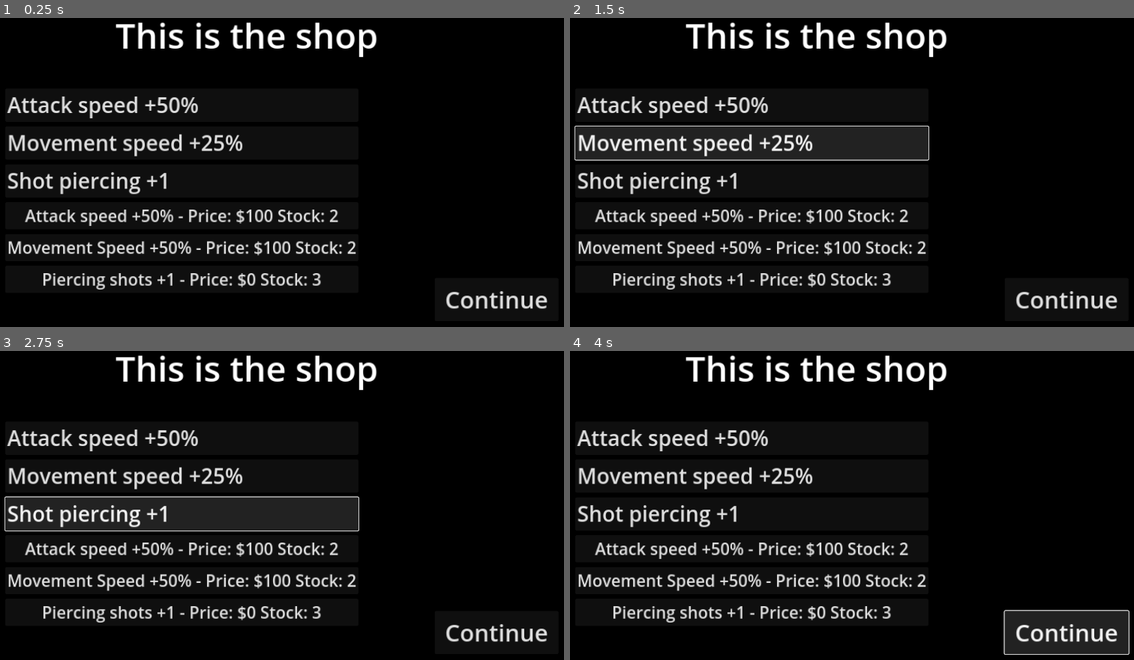
Above: before the commit, frames 1-4 (two rows, left to right).
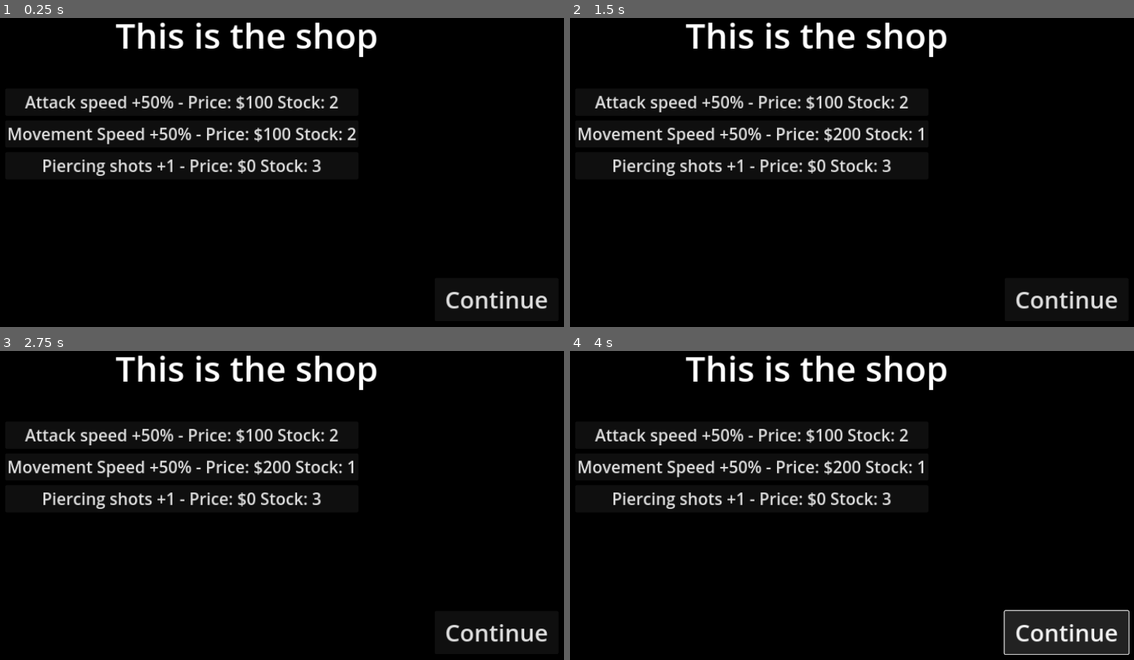
Above: after the commit, the same moments.

Repository: michael-j-coyne/space-defense
Game: Godot game, scene res://screens/shop.tscn
The game is run twice, just before and just after one commit, with the same random seed, the same clock (stepped at 60 frames per second) and the same inputs. This scene is started directly instead of the project's main scene.
Inputs (mouse positions are in pixels of both pictures, inside the frame that each line leads up to):
- Up to frame 1 (0.25 s): no input
- Up to frame 2 (1.5 s): click "Attack speed +50%" (after the commit: "Continue") at 0.5 s; click (750, 141) at 1.25 s, where only the run before the commit has a clickable "Movement speed +25%"
- Up to frame 3 (2.75 s): click (180, 514) at 2 s, where only the run before the commit has a clickable "Shot piercing +1"
- Up to frame 4 (4 s): click "Continue" at 2.75 s; click "Continue" at 3.5 s

The runs differ from the first frame. In frame 1, 9.0% of the frame differs, in the area x 1-64%, y 25-88%; in frame 2, 10%; in frame 3, 12%, in the area x 0-64%, y 25-88%; in frame 4, 9.0%.

Commit message:
Update shop.tscn - remove buttons
The buttons will be populated programmatically

Diff:
--- a/screens/shop.tscn
+++ b/screens/shop.tscn
@@ -41,22 +41,4 @@
 theme_override_constants/h_separation = 10
 theme_override_constants/v_separation = 10
 
-[node name="Button" type="Button" parent="GridContainer"]
-layout_mode = 2
-theme_override_font_sizes/font_size = 45
-text = "Attack speed +50%"
-alignment = 0
-
-[node name="Button2" type="Button" parent="GridContainer"]
-layout_mode = 2
-theme_override_font_sizes/font_size = 45
-text = "Movement speed +25%"
-alignment = 0
-
-[node name="Button3" type="Button" parent="GridContainer"]
-layout_mode = 2
-theme_override_font_sizes/font_size = 45
-text = "Shot piercing +1"
-alignment = 0
-
 [connection signal="pressed" from="Button" to="." method="_on_continue_pressed"]
